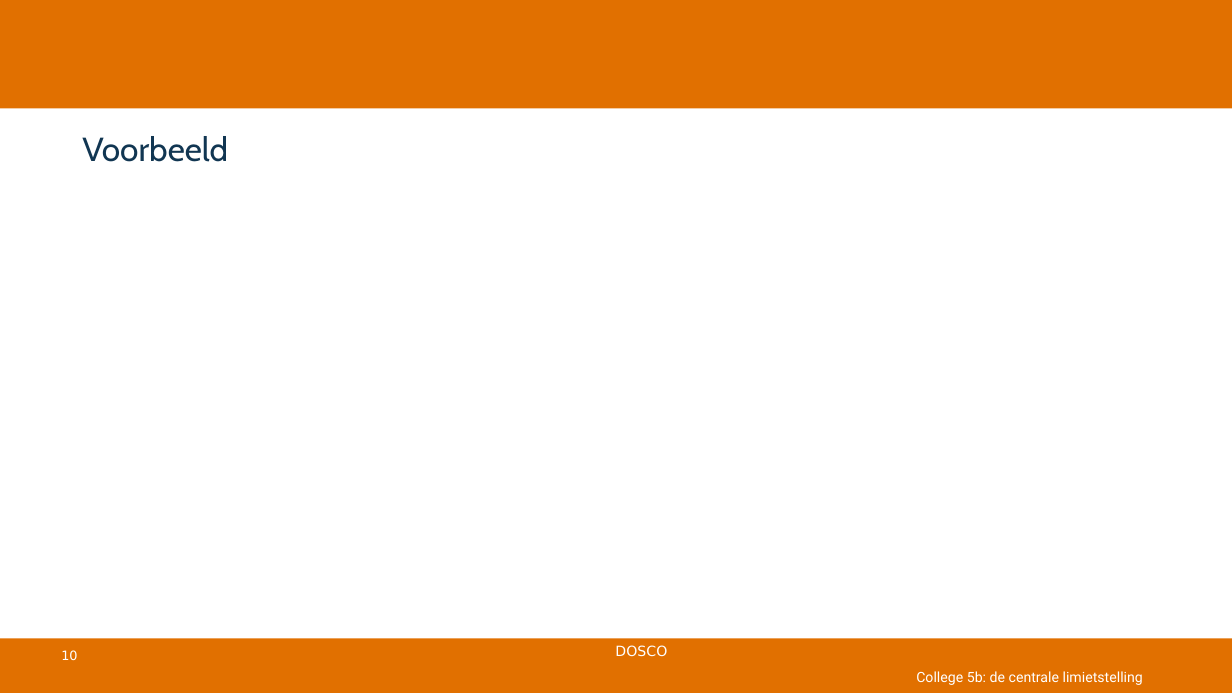
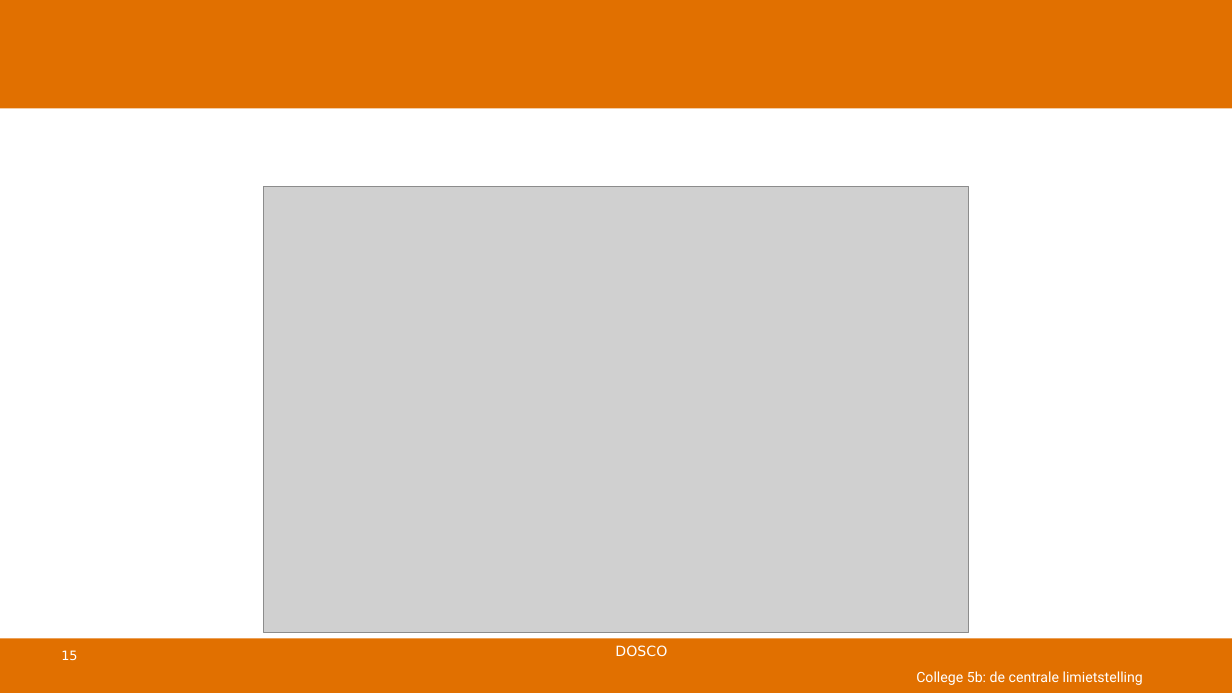
Before and after one commit to DBlom96/Statistiek, a slide deck: slide 15 of Slides/2025-2026/Slides/Statistiek 2025-2026 -- college 5b -- centrale limietstelling.pptx (slide 10 before the commit). Drawn at 1232x693 pixels with LibreOffice and Linux fonts; fonts in the diff are those of the drawing; grey boxes stand for pictures; background and template pictures are left out. Boxes give left, top, right and bottom in pixels: in the first picture for what was removed or moved away, otherwise in the second. Text is boxed around its words. In the diff, an @@ line names an element or a change of style, - is before the commit and + after.

```diff
--- a/Slides/2025-2026/Slides/Statistiek 2025-2026 -- college 5b -- centrale limietstelling.pptx
+++ b/Slides/2025-2026/Slides/Statistiek 2025-2026 -- college 5b -- centrale limietstelling.pptx
@@ title removed at (82, 136, 228, 162) @@
-Voorbeeld
@@ picture added at (263, 187, 970, 633) @@
@@ page number at (61, 650, 77, 661): text changed @@
-10
+15
```
Also in this commit, not shown: 5 other slides changed, 1 slide removed, 1 other file.
